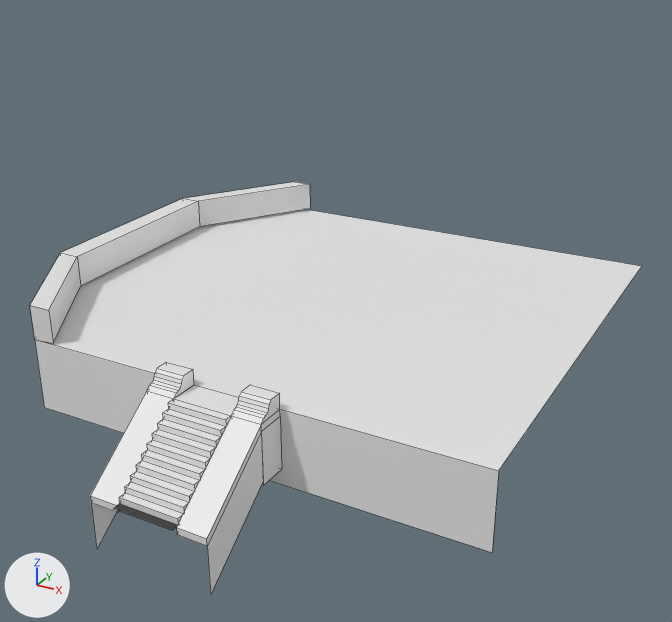
Renders of the Blender file WIP Blender/Blender Assets/Stairs/RuinedStairs.blend from each side of a commit.
The view is the same before and after, from a 50 mm lens placed at (9.02, -11.48, 8.8), pointed at (-0.21, 5.31, 0.4). The axes (+X, +Y, +Z) are drawn at lower left. The lights are the same throughout. The first picture is the older version. Mesh edges are drawn as thin lines.

Script lines for the objects in view, before the commit:
```python
me_cube_001 = bpy.data.meshes.new('Cube.001')
me_cube_001.from_pydata(...)  # 127 vertices, 75 faces; spans x -6.46..5.28, y -1.77..10.89, z -1.78..0.94
me_cube_002 = bpy.data.meshes.new('Cube.002')
me_cube_002.from_pydata(...)  # 16 vertices, 11 faces; spans x -6.46..-4.12, y 0.62..10.89, z 0.62..1.4
me_cube_002.materials.append(mat_material)  # its picture is missing
ob_brick_perimeter = bpy.data.objects.new('Brick Perimeter', me_cube_002)
ob_brick_perimeter.location = (0.0, 0.0, 0.0)
ob_stairway = bpy.data.objects.new('Stairway', me_cube_001)
ob_stairway.location = (0.0, 0.0, 0.0)
```
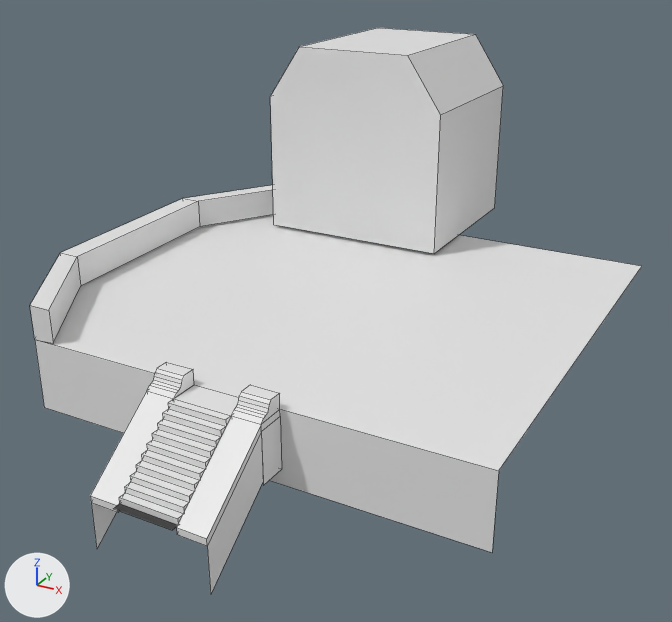
What differs and where, as boxes [x1, y1, x2, y2] in the pictures (672 x 622 px):
'Left Building', added
    after: [270, 28, 503, 254]

Diff of the bpy script that builds the scene:
```diff
--- a/WIP Blender/Blender Assets/Stairs/RuinedStairs.blend.py
+++ b/WIP Blender/Blender Assets/Stairs/RuinedStairs.blend.py
@@ mat_material_001 @@
+mat_material_001 = principled_material('Material.001')
+mat_material_001.base_color = (0.8, 0.8, 0.8)  # white #e7e7e7
@@ me_cube_003 @@
+me_cube_003.from_pydata([(-4.21, 9.05, 0.29), (-4.21, 13.43, 0.29), (0.55, 9.05, 0.29), (0.55, 13.43, 0.29), (-3.32, 9.05, 5.08), (-4.21, 9.05, 3.78), (-4.21, 13.43, 3.78), (-3.32, 13.43, 5.08), (0.55, 9.05, 3.78), (-0.34, 9.05, 5.08), (-0.34, 13.43, 5.08), (0.55, 13.43, 3.78)], [], [(4, 7, 6, 5), (10, 9, 8, 11), (2, 8, 9, 4, 5, 0), (0, 5, 6, 1), (10, 7, 4, 9), (1, 6, 7, 10, 11, 3), (3, 11, 8, 2)])
+me_cube_003.materials.append(mat_material_001)  # its picture is missing
@@ ob_left_building @@
+ob_left_building = bpy.data.objects.new('Left Building', me_cube_003)
+ob_left_building.location = (0.0, 0.0, 0.41)
```
